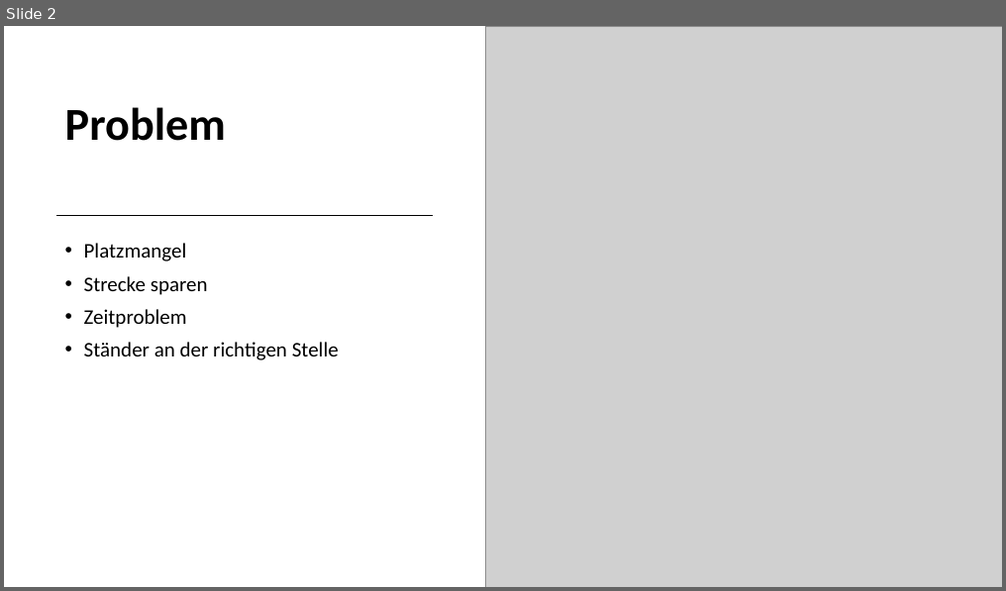
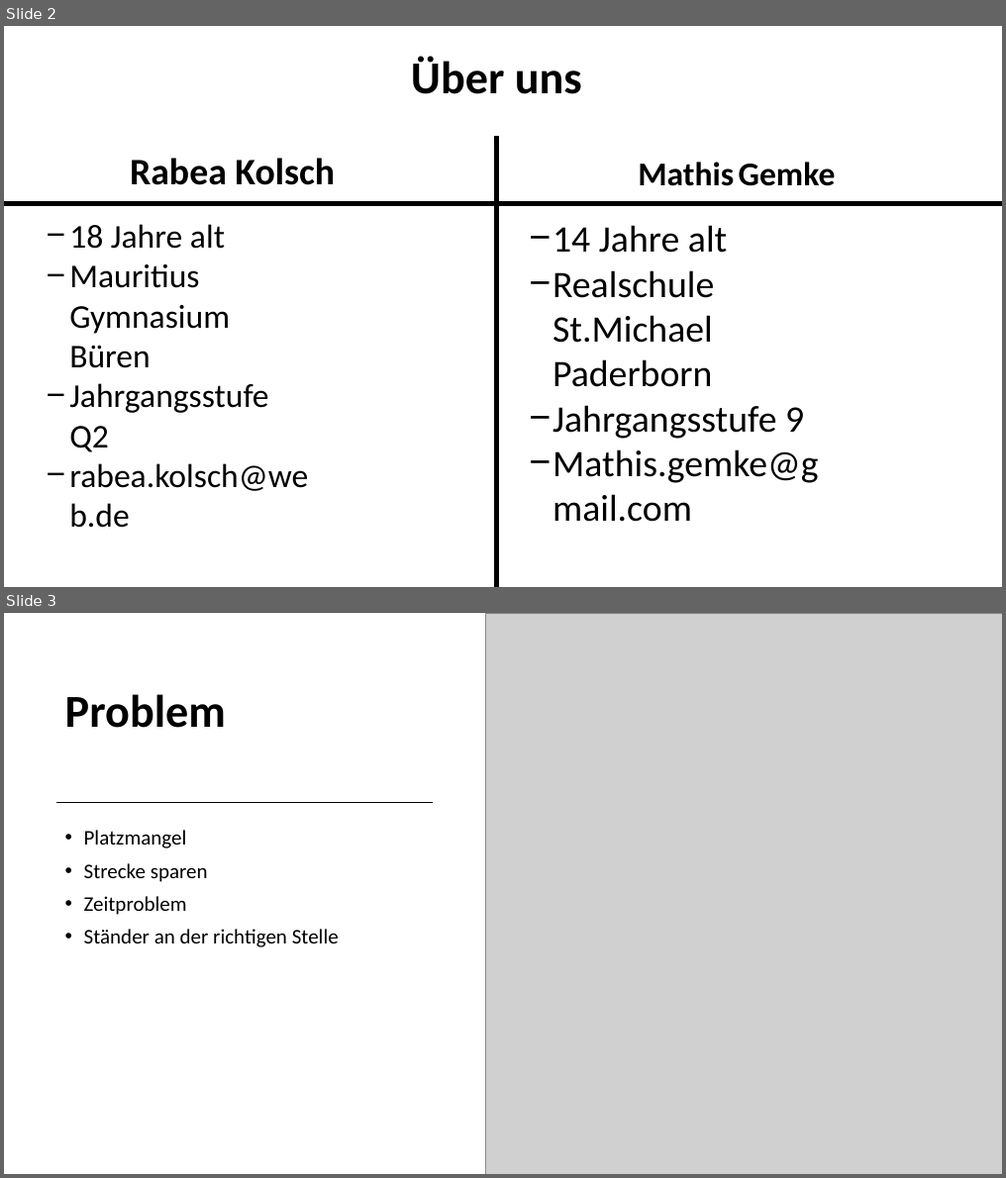
Before and after one commit to mathijo19/fahrradst-nder, a slide deck: Powerpoint.pptx. Shown one above the other, each under a label of ours: slide 2 before the commit, slides 2 and 3 after it. The pictures are 1006x591 and 1006x1178 pixels, drawn with LibreOffice and Linux fonts; fonts in the diff are those of the drawing; grey boxes stand for pictures. Boxes give left, top, right and bottom in pixels: in the first picture for what was removed or moved away, otherwise in the second. Text is boxed around its words. In the diff, an @@ line names an element or a change of style, - is before the commit and + after.

```diff
--- a/Powerpoint.pptx
+++ b/Powerpoint.pptx
@@ slide 2 added at (4,26,1002,587), background #FFFFFF @@
@@ title added at (411,56,582,94), 44 pt, text #000000, bold @@
+Über uns
@@ line added from (497, 136) to (497, 587), #000000 4.5 pt @@
@@ text added at (130,158,335,185), 36 pt, text #000000, bold @@
+Rabea Kolsch
@@ text added at (638,162,836,186), 32 pt, text #000000, bold @@
+Mathis Gemke
@@ line added from (4, 204) to (1002, 204), #000000 4.5 pt @@
@@ text added at (69,224,308,528), 32 pt, text #000000 @@
+− 18 Jahre alt
+− Mauritius Gymnasium Büren
+− Jahrgangsstufe Q2
+− rabea.kolsch@web.de
@@ text added at (552,225,819,522), 36 pt, text #000000 @@
+− 14 Jahre alt
+− Realschule St.Michael Paderborn
+− Jahrgangsstufe 9
+− Mathis.gemke@gmail.com
@@ what was slide 2 is now slide 3 @@
```
Also in this commit, not shown: 3 slides changed.
